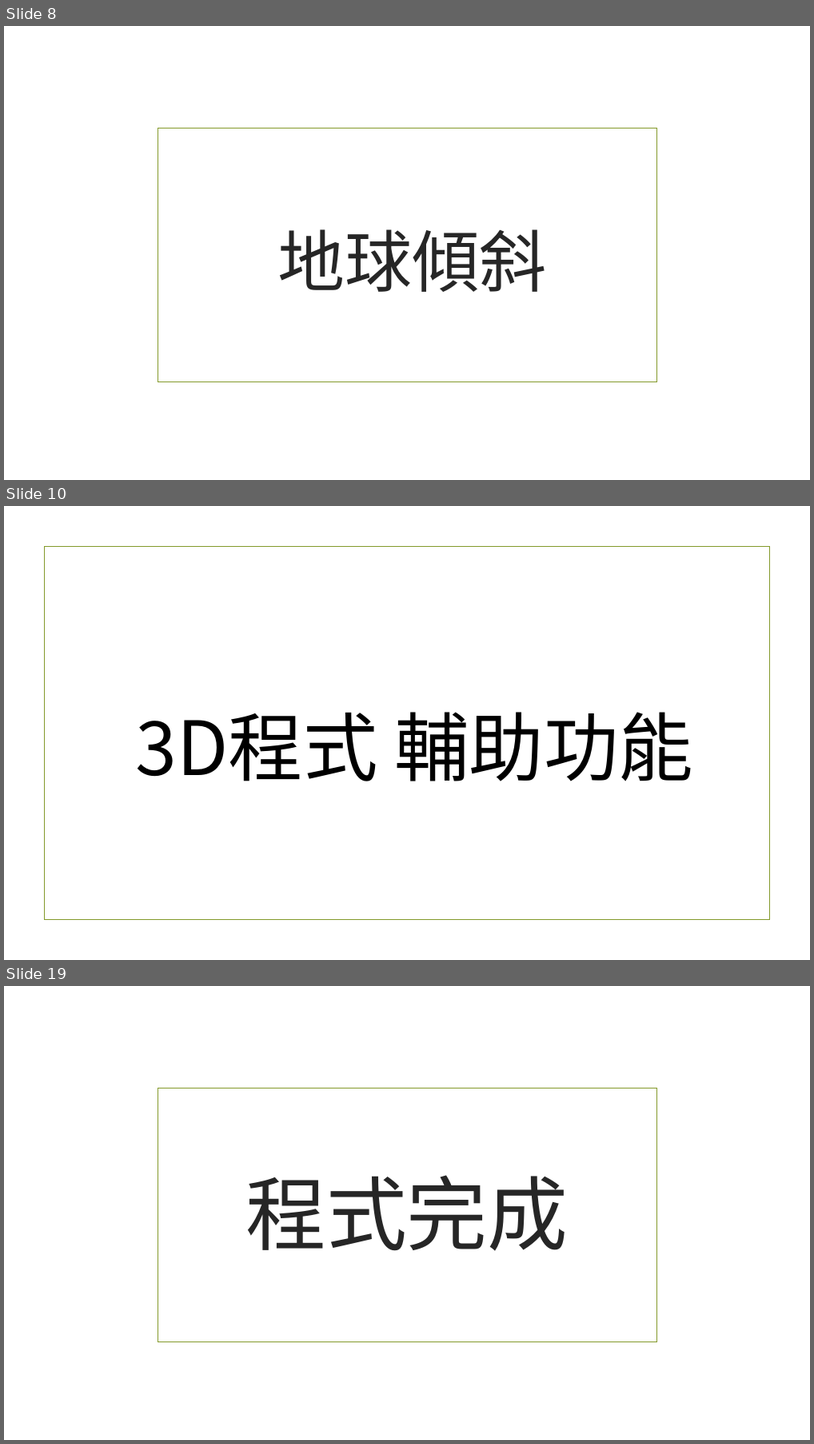
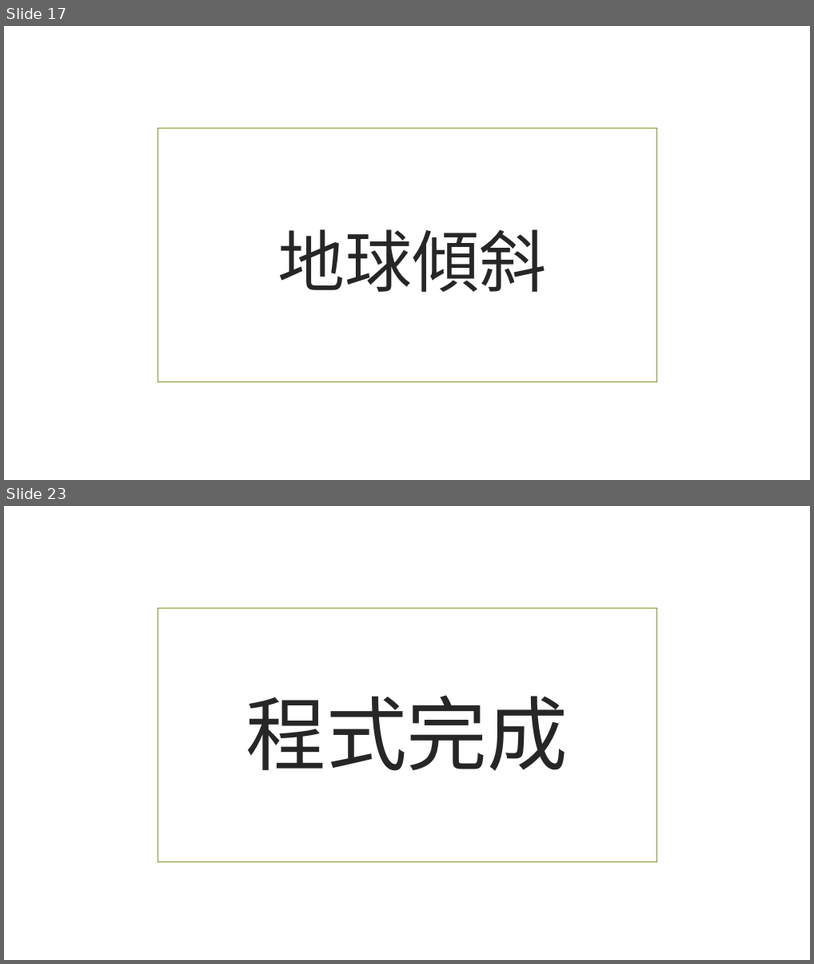
Before and after one commit to beardad1975/py4t, a slide deck: 課程資料/3D空間大探索/02轉動地球.pptx. Shown one above the other, each under a label of ours: slides 8, 10 and 19 before the commit, slides 17 and 23 after it; the slides between them are not shown. The pictures are 814x1444 and 814x964 pixels, drawn with LibreOffice and Linux fonts; fonts in the diff are those of the drawing; background and template pictures are left out. Boxes give left, top, right and bottom in pixels: in the first picture for what was removed or moved away, otherwise in the second. Text is boxed around its words. In the diff, an @@ line names an element or a change of style, - is before the commit and + after.

```diff
--- a/課程資料/3D空間大探索/02轉動地球.pptx
+++ b/課程資料/3D空間大探索/02轉動地球.pptx
@@ slide 10 removed at [4,506,810,960], background picture (left out) @@
@@ rectangle removed at [44,547,770,920] @@
@@ title removed at [135,712,694,781] @@
-3D程式 輔助功能
@@ what was slide 8 is now slide 17 @@
@@ what was slide 19 is now slide 23 @@
```
Also in this commit, not shown: 5 slides changed, 11 slides added, 6 other slides removed, 17 other files.
